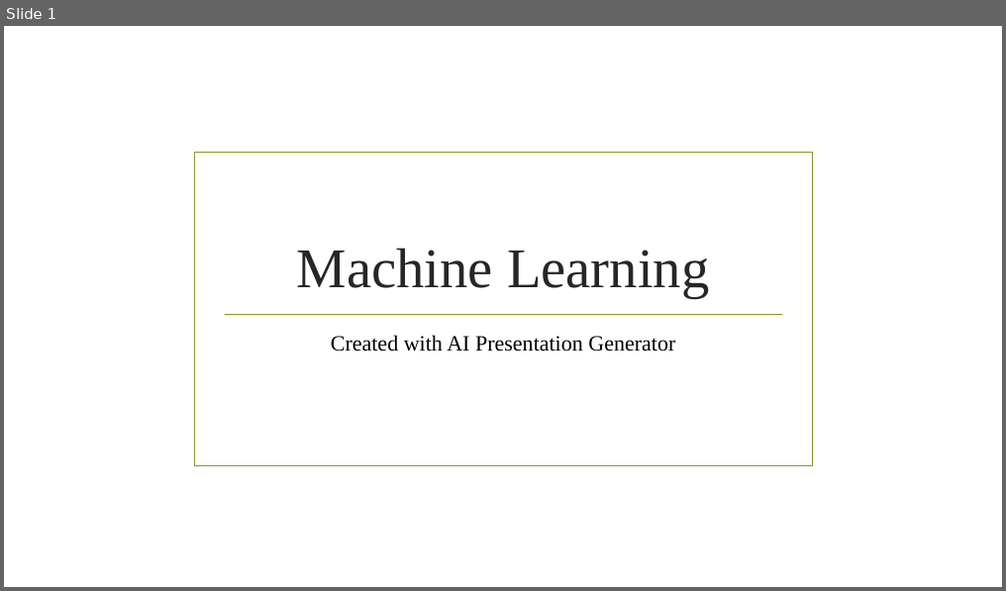
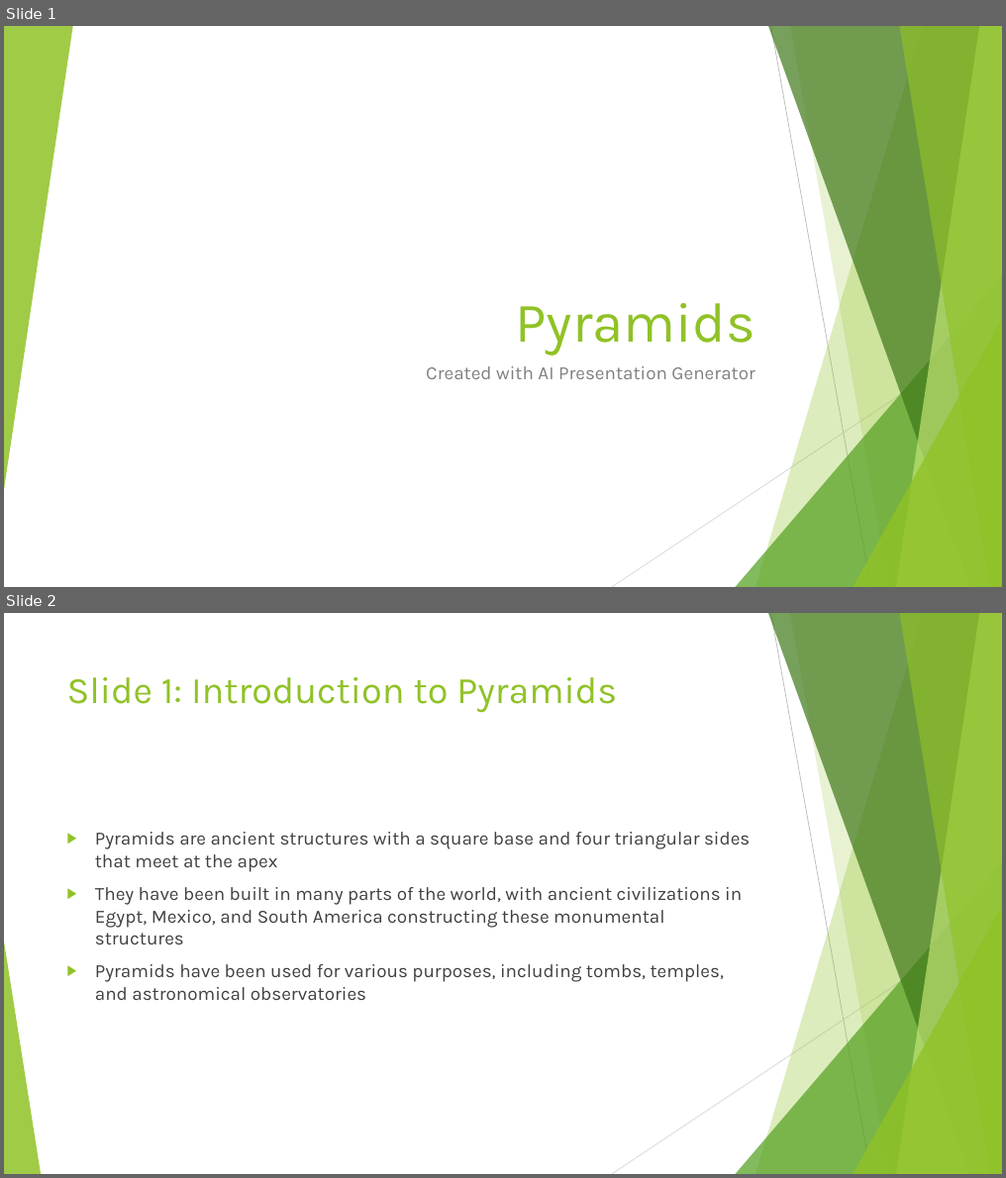
Before and after one commit to ammarmashal/ai-presentation-agent, a slide deck: my_presentation55.pptx. Shown one above the other, each under a label of ours: slide 1 before the commit, slides 1 and 2 after it. The pictures are 1006x591 and 1006x1178 pixels, drawn with LibreOffice and Linux fonts; fonts in the diff are those of the drawing; background and template pictures are left out. Boxes give left, top, right and bottom in pixels: in the first picture for what was removed or moved away, otherwise in the second. Text is boxed around its words. In the diff, an @@ line names an element or a change of style, - is before the commit and + after.

Commit message:
Fix font size handling in create_presentation function

```diff
--- a/my_presentation55.pptx
+++ b/my_presentation55.pptx
@@ slide 2 added at (4, 613, 1002, 1174), background #FFFFFF; not listed: 9 template elements that a slide beside it also shows @@
@@ title added at (67, 677, 617, 713), 36 pt, text #90C226 @@
+Slide 1: Introduction to Pyramids
@@ text added at (95, 832, 749, 1000), 18 pt, text #404040 @@
+▶ Pyramids are ancient structures with a square base and four triangular sides that meet at the apex
+▶ They have been built in many parts of the world, with ancient civilizations in Egypt, Mexico, and South America constructing these monumental structures
+▶ Pyramids have been used for various purposes, including tombs, temples, and astronomical observatories
@@ triangle added at (4, 942, 41, 1174), fill #90C226 at 85% opacity @@
@@ slide 1 changed as well @@
@@ group added at (4, 26, 1002, 587): 5 freeform shapes, 3 triangles, 2 lines @@
@@ rectangle removed at (195, 153, 813, 467) @@
@@ line removed from (224, 314) to (782, 314) @@
@@ title at (515, 303, 755, 356): text changed; font Times New Roman to Karla; text colour #262626 to #90C226 @@
-Machine Learning
+Pyramids
@@ subtitle "Created with AI Presentation Generator": place and size @@
-subtitle "Created with AI Presentation Generator" at (331, 335, 675, 352)
+subtitle "Created with AI Presentation Generator" at (426, 367, 754, 379)
@@ subtitle "Created with AI Presentation Generator" at (426, 367, 754, 379): size 21 to 18 pt, font Times New Roman to Karla, text colour #000000 to #808080; alignment centre to right @@
```
Also in this commit, not shown: 9 other slides added, 4 slides removed, 24 other files.
